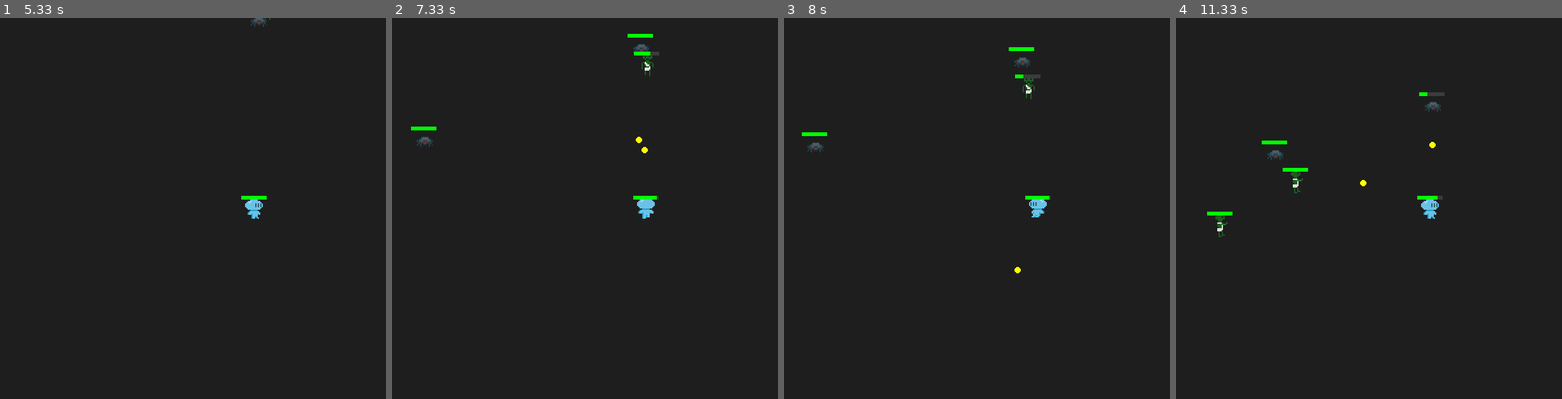
Above: before the commit, frames 1-4 (left to right).
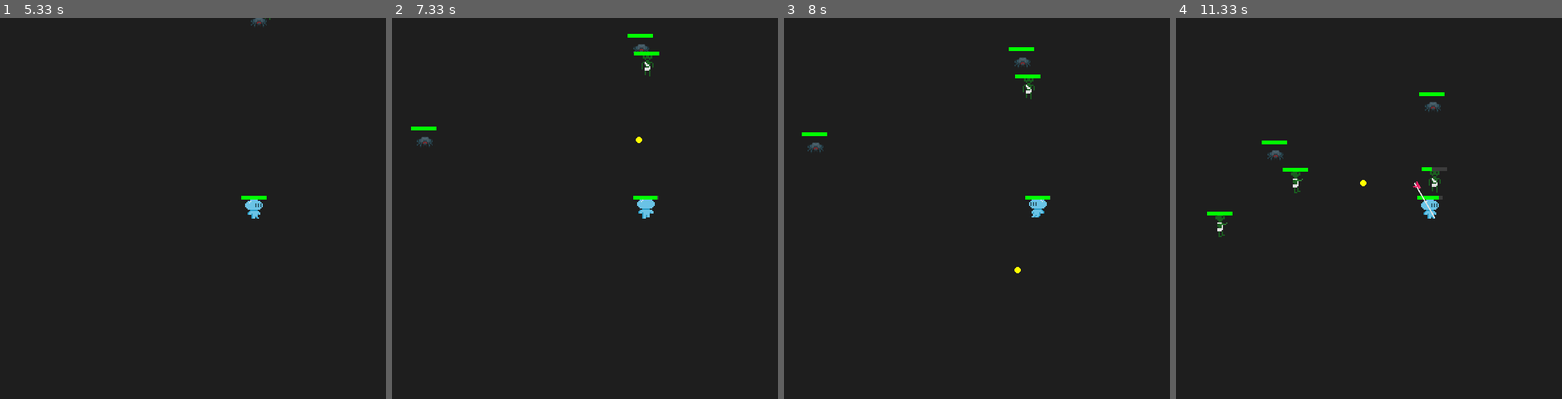
Above: after the commit, the same moments.

Repository: NullBrainReference/dv_pygame_vamplike
Game: pygame game, started from main.py
Same seed, same stepped clock (60 frames per second), same inputs: the game is played once before the commit and once after it.
Inputs:
- Up to frame 1 (5.33 s): hold 2 0.33-0.8 s; hold D 0.33-0.8 s; tap 1 at 1.83 s; tap 2 at 3.23 s; hold W 4.57-5.03 s; hold D from 5.07 s (still down)
- Up to frame 2 (7.33 s): release D at 5.7 s; hold S 5.73-6.1 s; hold A 6.13-6.6 s; hold D 6.63-7.1 s; hold W from 7.13 s (still down)
- Up to frame 3 (8 s): release W at 7.43 s; hold D 7.47-7.93 s; hold A from 7.97 s (still down)
- Up to frame 4 (11.33 s): release A at 8.5 s; hold S 8.53-8.83 s; hold A 8.87-9.27 s; hold W 9.3-9.67 s; hold D 9.7-10.33 s; hold S 10.37-10.73 s; hold A 10.77-11.23 s; hold D from 11.27 s (still down)

Frame 1 is identical in both runs. In frame 2, less than 0.1% of the frame differs, in the area x 64-70%, y 8-48%; in frame 3, less than 0.1%; in frame 4, 0.3%, in the area x 61-71%, y 19-53%.

Commit message:
halberd, & basic weapon select, range clean

Diff:
--- a/GameManagement/GameManager.py
+++ b/GameManagement/GameManager.py
@@ -57,9 +57,12 @@
         for en in self.field.enemies:
             en.update(dt, self.field.player.pos)
             if en.weapon:
-                en.weapon.on_attack(en.pos, [self.field.player])
+                en.weapon.on_attack(en.pos, [self.field.player], owner=en)
 
-        self.field.player.weapon.on_attack(self.field.player.pos, self.field.enemies)
+        self.field.player.weapon.on_attack(
+            self.field.player.pos,
+            self.field.enemies,
+            owner=self.field.player)
 
         for p in self.field.projectiles:
             p.update(dt)
@@ -80,6 +83,9 @@
                         en.take_damage(p.damage)
                         p.alive = False
 
+        px, py = self.field.player.pos
+        max_dist_sq = 800 * 800
+
         for lst, attr in [
             (self.field.projectiles, 'alive'),
             (self.field.effects,     'alive'),
@@ -88,7 +94,16 @@
             for i in range(len(lst)-1, -1, -1):
                 item = lst[i]
 
-                if not getattr(item, attr, True):
+                dead = not getattr(item, attr, True)
+                if dead:
+                    del lst[i]
+                    continue
+
+                if not hasattr(item, 'pos'):
+                    continue
+
+                too_far = (item.pos.x - px) ** 2 + (item.pos.y - py) ** 2 > max_dist_sq
+                if too_far:
                     del lst[i]
 
     def draw(self):
--- a/Unit/Enemy.py
+++ b/Unit/Enemy.py
@@ -38,7 +38,9 @@
 
         # Движемся к игроку
         direction = player_pos - self.pos
-        if direction.length_squared() > 0:
+
+        # if direction.length_squared() > 0 and direction.length() >= 10:
+        if direction.length() >= 10:
             dir_norm = direction.normalize()
             self.pos += dir_norm * self.speed * dt
 
--- a/Unit/Player.py
+++ b/Unit/Player.py
@@ -6,6 +6,9 @@
 from UI.HPBar import draw_hp_bar
 from GameManagement.Camera import Camera
 from Effects.RegenerationEffect import RegenerationEffect
+from Weapon.Weapon import Bow
+from Weapon.Weapon import Halberd
+
 
 class Player(Unit):
     def __init__(self, weapon: Weapon):
@@ -23,17 +26,28 @@
             "death": ANIMATION_LIBRARY.get("Player.death"),
         }
 
-        # Состояние анимации
+        self.weapons = {
+            "bow":   Bow(range=320, rate=1.5, damage=8),
+            "halberd": Halberd(range=75,
+                              rate=1.2,
+                              damage=18,
+                              sprite_path="Assets/Weapons/halberd.png",
+                              spin_speed=-360,
+                              duration=1)
+        }
+        self.selected_weapon = "bow"
+        self.weapon = self.weapons[self.selected_weapon]
+
+        # Anim state
         self.current_anim   = self.animations["idle"]
         self.anim_timer     = 0.0
         self.anim_frame_idx = 0
         self.flip_horiz     = False
 
         self.is_dead = False
-        self.add_effect(RegenerationEffect(regen_rate=1, duration=None))
+        self.add_effect(RegenerationEffect(regen_rate=3, duration=None))
 
     def update(self, dt: float):
-        # Смерть: только death-анимация
         if self.is_dead:
             self._update_death_animation(dt)
             return
@@ -41,7 +55,6 @@
         self.update_effects(dt)
         self.weapon.update(dt)
 
-        # 2) Обрабатываем ввод WASD
         keys = pygame.key.get_pressed()
         move = pygame.Vector2(
             (keys[pygame.K_d] - keys[pygame.K_a]),
@@ -49,11 +62,11 @@
         )
 
         if move.length_squared() > 0:
-            # движение
+            # Movement
             dir_norm = move.normalize()
             self.pos += dir_norm * self.speed * dt
 
-            # выбираем анимацию по направлению
+            # anim selection
             if abs(dir_norm.x) > abs(dir_norm.y):
                 self.current_anim = self.animations["side"]
                 self.flip_horiz   = dir_norm.x < 0
@@ -64,11 +77,14 @@
                 self.current_anim = self.animations["down"]
                 self.flip_horiz   = False
         else:
-            # стоим на месте
             self.current_anim = self.animations["idle"]
             self.flip_horiz   = False
 
-        # 3) Продвигаем кадр
+        if keys[pygame.K_1] and self.selected_weapon != "bow":
+            self.switch_weapon("bow")
+        elif keys[pygame.K_2] and self.selected_weapon != "halberd":
+            self.switch_weapon("halberd")
+
         self._advance_frame(dt)
 
     def draw(self, screen: pygame.Surface, camera: Camera):
@@ -84,7 +100,7 @@
         screen.blit(frame, rect)
 
         if not self.is_dead:
-            # HP-бар тоже смещаем через camera
+
             bar_pos = camera.apply(self.pos) + pygame.Vector2(0, -20)
             draw_hp_bar(screen, self, pos=bar_pos)
 
@@ -98,7 +114,7 @@
         self.anim_frame_idx = 0
 
     def _advance_frame(self, dt: float):
-        """Зацикленная анимация (idle, walk...)."""
+
         self.anim_timer += dt
         frame_duration = 1.0 / self.current_anim.frame_rate
 
@@ -107,8 +123,7 @@
             self.anim_frame_idx = (self.anim_frame_idx + 1) % len(self.current_anim.frames)
 
     def _update_death_animation(self, dt: float):
-        """Проигрываем death-анимацию один раз."""
-        # если уже на последнем кадре — выходим
+
         if self.anim_frame_idx >= len(self.current_anim.frames) - 1:
             return
 
@@ -121,3 +136,8 @@
             # не выходим за границы
             if self.anim_frame_idx >= len(self.current_anim.frames):
                 self.anim_frame_idx = len(self.current_anim.frames) - 1
+
+    def switch_weapon(self, name: str):
+        if name in self.weapons:
+            self.selected_weapon = name
+            self.weapon = self.weapons[name]
--- a/Weapon/Weapon.py
+++ b/Weapon/Weapon.py
@@ -3,6 +3,7 @@
 from Events.Events import SpawnProjectile, SpawnEffect
 from Events.EventBus import bus
 from GameManagement.Camera import Camera
+import math
 
 class Weapon:
     def __init__(self, range: float, rate: float, damage: float):
@@ -20,7 +21,7 @@
     def reset_timer(self):
         self.timer = 0.0
 
-    def on_attack(self, origin, targets):
+    def on_attack(self, origin, targets, owner=None):
         raise NotImplementedError
 
 
@@ -44,7 +45,7 @@
 
 
 class Bow(Weapon):
-    def on_attack(self, origin, targets):
+    def on_attack(self, origin, targets, owner=None):
         if not self.can_attack():
             return
         self.reset_timer()
@@ -67,14 +68,20 @@
 
 
 class Sword(Weapon):
-    def on_attack(self, origin, targets):
+    def on_attack(self, origin, targets, owner=None):
         if not self.can_attack():
             return
-        self.reset_timer()
+        # self.reset_timer()
+
+        in_range = False
         for target in targets:
             if (target.pos - origin).length() <= self.range:
                 target.take_damage(self.damage)
-        from Weapon.Weapon import SwordSwingEffect
+                self.reset_timer()
+                in_range = True
+        if not in_range:
+            return
+
         e = SwordSwingEffect(origin.copy(), self.range)
         bus.emit(SpawnEffect(e))
 
@@ -98,3 +105,100 @@
         alpha = int(255 * (self.timer / 0.3))
         color = (255, 255, 255, alpha)
         pygame.draw.circle(screen, color, screen_pos, int(self.radius), 2)
+
+class Halberd(Weapon):
+    def __init__(self,
+                 range: float,
+                 rate: float,
+                 damage: float,
+                 sprite_path: str,
+                 spin_speed: float = 720,
+                 duration: float = 0.5):
+        super().__init__(range, rate, damage)
+        # self.sprite      = pygame.image.load(sprite_path).convert_alpha()
+        raw = pygame.image.load(sprite_path).convert_alpha()
+        w, h = raw.get_size()
+        self.sprite = pygame.transform.scale(
+            raw,
+            (int(w * 2), int(h * 2))
+        )
+        self.spin_speed  = spin_speed
+        self.duration    = duration
+
+    def on_attack(self, origin, targets, owner):
+        if not self.can_attack():
+            return
+        # self.reset_timer()
+
+        # 1) мгновенный урон всем в радиусе
+        in_range = False
+
+        for t in targets:
+            if (t.pos - origin).length() <= self.range:
+                t.take_damage(self.damage)
+                self.reset_timer()
+                in_range = True
+
+        if not in_range:
+            return
+
+        effect = HalberdSpinEffect(owner,
+                                   self.sprite,
+                                   self.spin_speed,
+                                   self.duration)
+        bus.emit(SpawnEffect(effect))
+
+
+class HalberdSpinEffect:
+    def __init__(self, owner, sprite: pygame.Surface,
+                 spin_speed: float, duration: float):
+        self.owner      = owner
+        self.sprite     = sprite
+        self.spin_speed = spin_speed
+        self.duration   = duration
+        self.timer      = 0.0
+        self.angle      = 0.0
+        self.alive      = True
+
+        # вычисляем pivot-внутри-спрайта: центр по X, 3/4 вниз по Y
+        w, h = sprite.get_size()
+        self.pivot = (w//2, int(0.75*h))
+
+        # заранее определяем размер контейнера —
+        # достаточно квадрат, который вмещает любой поворот:
+        side = max(w, h) * 2
+        self.container_size = (side, side)
+
+    def update(self, dt: float):
+        self.timer += dt
+        if self.timer >= self.duration:
+            self.alive = False
+            return
+        self.angle = (self.angle + self.spin_speed * dt) % 360
+
+    def draw(self, screen: pygame.Surface, camera):
+        if not self.alive:
+            return
+
+        # 1) куда на экране ставим нашу pivot-точку (центр игрока)
+        screen_pos = camera.apply(self.owner.pos)
+
+        # 2) создаём чистый контейнер с альфой
+        container = pygame.Surface(self.container_size, pygame.SRCALPHA)
+
+        # 3) вычисляем где внутри контейнера рисовать спрайт,
+        #    чтобы его pivot лег в центр контейнера
+        cx, cy = self.container_size[0]//2, self.container_size[1]//2
+        px, py = self.pivot
+        blit_x = cx - px
+        blit_y = cy - py
+
+        # 4) заливаем контейнер спрайтом
+        container.blit(self.sprite, (blit_x, blit_y))
+
+        # 5) поворачиваем контейнер вокруг его же центра
+        rotated = pygame.transform.rotate(container, self.angle)
+
+        # 6) рисуем так, чтобы центр контейнера совпал с screen_pos
+        rect = rotated.get_rect(center=screen_pos)
+        screen.blit(rotated, rect)
Binary file added: Assets/Weapons/halberd.png
